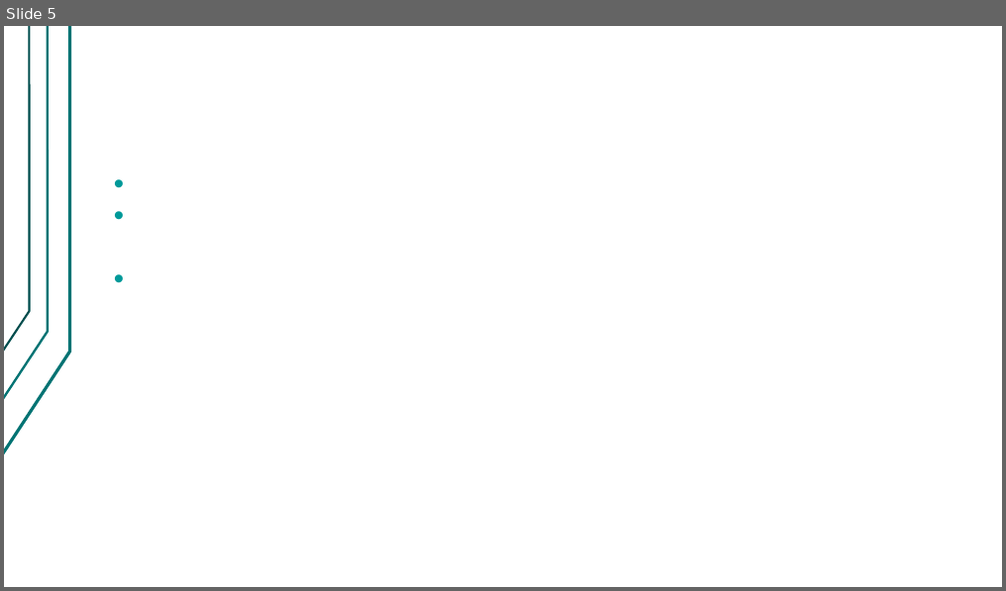
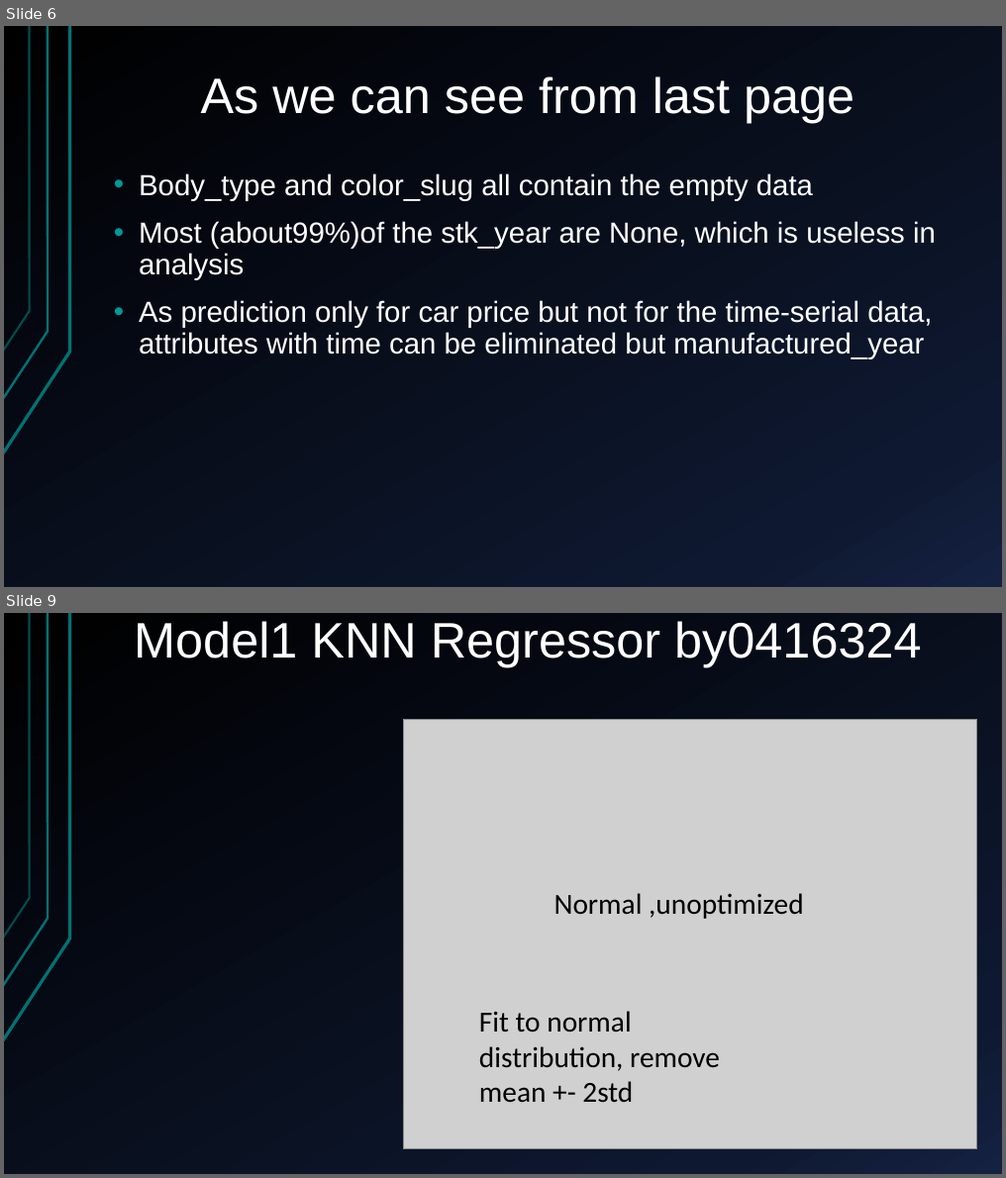
Before and after one commit to Alfons0329/Machine_Learning_Fall_2017, a slide deck: Final_proj/Presentation.pptx. Shown one above the other, each under a label of ours: slide 5 before the commit, slides 6 and 9 after it; the slides between them are not shown. The pictures are 1006x591 and 1006x1178 pixels, drawn with LibreOffice and Linux fonts; fonts in the diff are those of the drawing; grey boxes stand for pictures. Boxes give left, top, right and bottom in pixels: in the first picture for what was removed or moved away, otherwise in the second. Text is boxed around its words. In the diff, an @@ line names an element or a change of style, - is before the commit and + after.

```diff
--- a/Final_proj/Presentation.pptx
+++ b/Final_proj/Presentation.pptx
@@ slide 9 added at <box>4,613,1002,1174</box>, background gradient #000000 to #0F1931 to #142242; not listed: 3 template elements that a slide beside it also shows @@
@@ title added at <box>134,621,921,667</box>, 48 pt, text #FFFFFF @@
+Model1 KNN Regressor by0416324
@@ picture added at <box>403,719,977,1150</box> @@
@@ text added at <box>554,893,804,919</box>, 28 pt, text #000000 @@
+Normal ,unoptimized
@@ text added at <box>479,1011,720,1102</box>, 28 pt, text #000000 @@
+Fit to normal distribution, remove mean +- 2std
@@ what was slide 5 is now slide 6 @@
@@ slide 6 changed as well @@
@@ background #FFFFFF to gradient #000000 to #0F1931 to #142242 @@
@@ freeform shape at <box>4,26,70,455</box>: outline redrawn @@
@@ freeform shape at <box>4,26,48,399</box>: outline #007373 2.24 pt to #007373 2.25 pt @@
@@ freeform shape at <box>4,26,30,351</box>: outline #004D4D 2 pt to #007373 2 pt @@
@@ title added at <box>201,76,854,123</box>, 48 pt, text #FFFFFF @@
+As we can see from last page
@@ text added at <box>139,174,936,360</box>, 28 pt, text #FFFFFF @@
+• Body_type and color_slug all contain the empty data
+• Most (about99%)of the stk_year are None, which is useless in analysis
+• As prediction only for car price but not for the time-serial data, attributes with time can be eliminated but manufactured_year
```
Also in this commit, not shown: 10 other slides changed, 2 other slides added, 1 slide removed.
